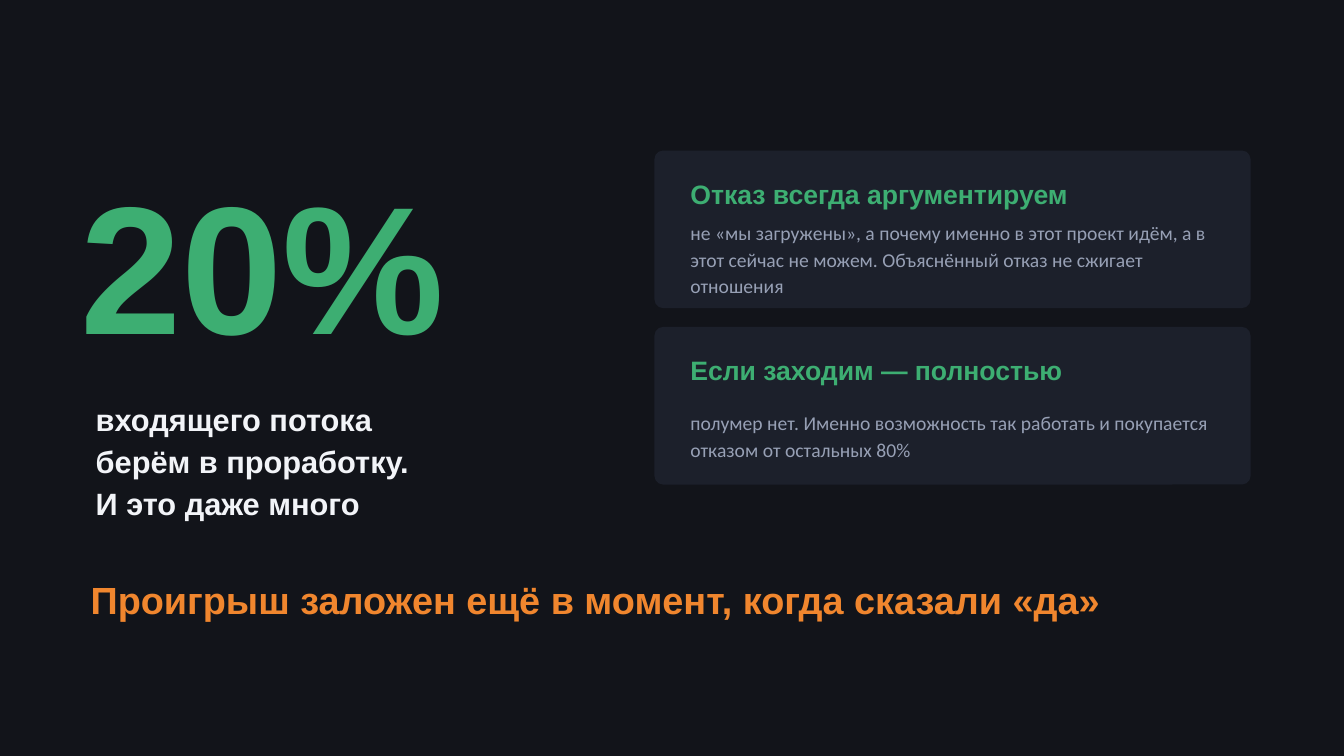
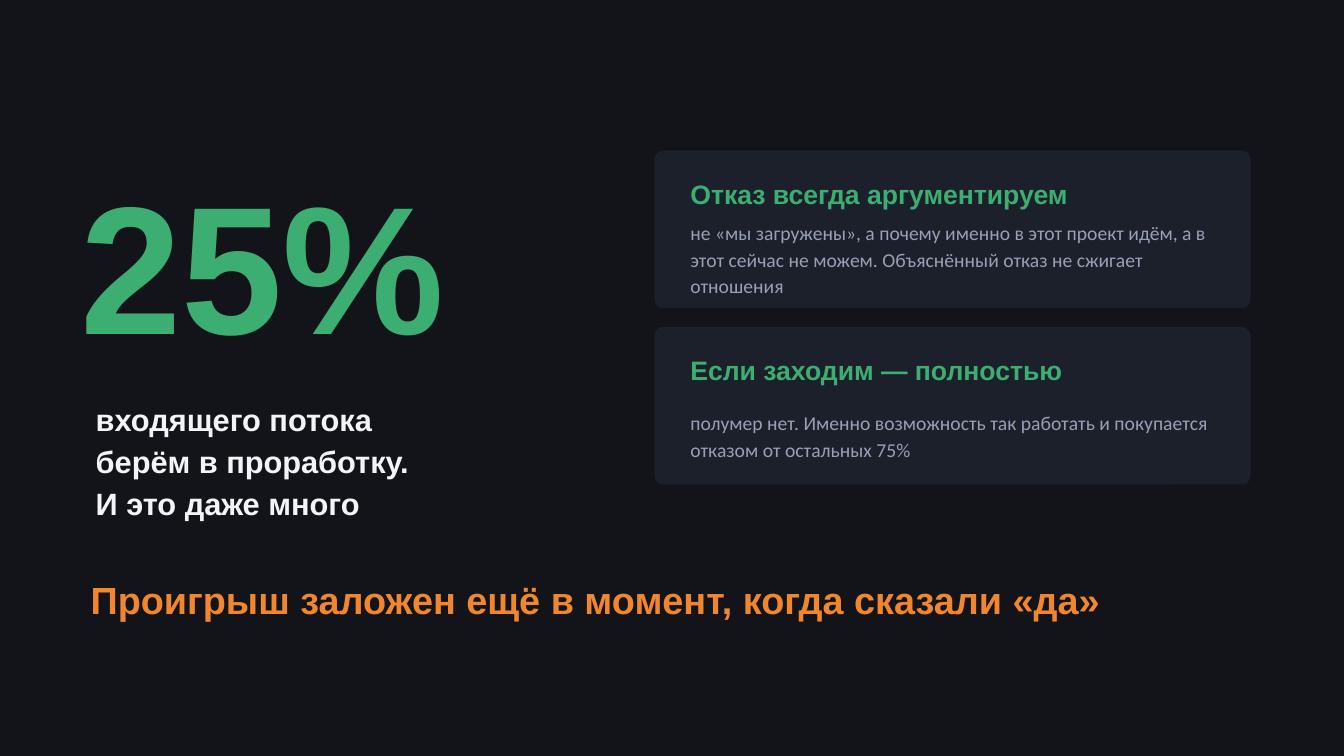
Before and after one commit to t4993408232-collab/analizator-bot, a slide deck: slide 5 of talks/2026-08-06-prodavay-kak-faunder/Как-выигрывать-тендеры.pptx. Drawn at 1344x756 pixels with LibreOffice and Linux fonts; fonts in the diff are those of the drawing. Boxes give left, top, right and bottom in pixels: in the first picture for what was removed or moved away, otherwise in the second. Text is boxed around its words. In the diff, an @@ line names an element or a change of style, - is before the commit and + after.

```diff
--- a/talks/2026-08-06-prodavay-kak-faunder/Как-выигрывать-тендеры.pptx
+++ b/talks/2026-08-06-prodavay-kak-faunder/Как-выигрывать-тендеры.pptx
@@ text at <box>81,207,445,336</box>: text changed @@
-20%
+25%
@@ text at <box>690,417,1207,457</box>: text changed @@
-полумер нет. Именно возможность так работать и покупается отказом от остальных 80%
+полумер нет. Именно возможность так работать и покупается отказом от остальных 75%
```
Also in this commit, not shown: 6 other slides changed, 1 slide added, 2 slides removed, 4 other files.
